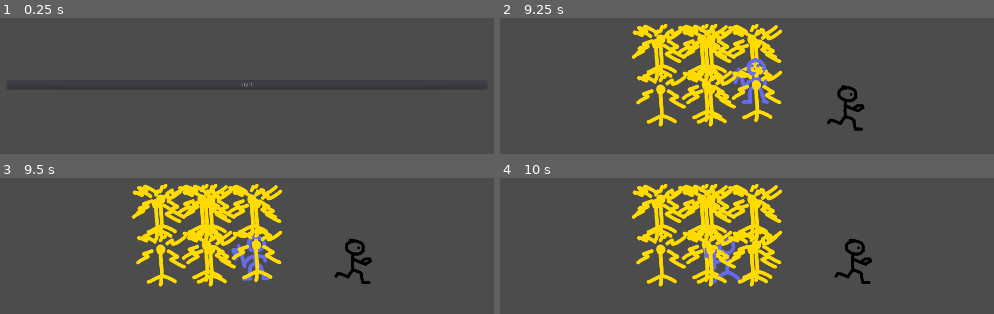
Above: before the commit, frames 1-4 (two rows, left to right).
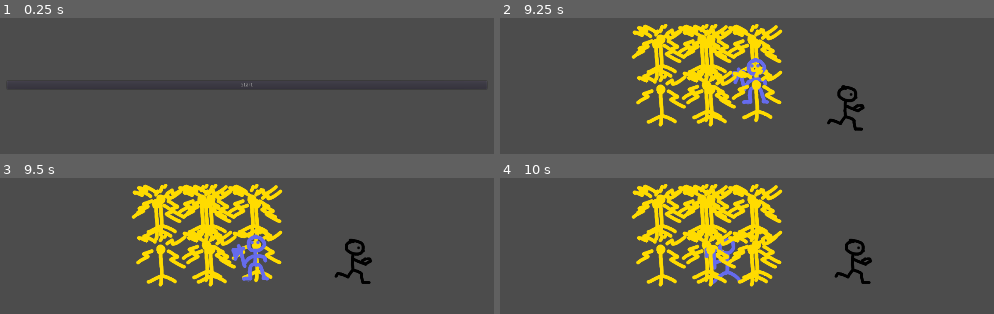
Above: after the commit, the same moments.

Repository: MartiniMoe/zombieswarm
Game: Godot game, scene res://menu/Menu.tscn
Same seed, same stepped clock (60 frames per second), same inputs: the game is played once before the commit and once after it.
Inputs:
- Up to frame 1 (0.25 s): no input
- Up to frame 2 (9.25 s): click "Start" at 0.5 s; tap Enter at 1.25 s; hold Right (walk_right) 1.28-2.03 s; tap Space (place_repeller) every 0.75 s from 1.35 to 8.85 s; hold Down (walk_down) 2.03-2.78 s; hold Right (walk_right) 2.78-3.53 s; hold Up (walk_up) 3.53-4.28 s; hold Left (walk_left) 4.28-5.78 s; hold Down (walk_down) 5.78-6.53 s; hold Right (walk_right) 6.53-7.28 s; hold Up (walk_up) 7.28-8.03 s; hold Right (walk_right) 8.03-8.78 s; hold Down (walk_down) from 8.78 s (still down)
- Up to frame 3 (9.5 s): keep holding Down (walk_down)
- Up to frame 4 (10 s): release Down (walk_down) at 9.53 s; hold Left (walk_left) from 9.53 s (still down); tap Space (place_repeller) at 9.6 s

Frames 1-2 are identical in both runs. In frame 3, 0.4% of the frame differs, in the area x 47-55%, y 41-75%; in frame 4, nothing differs.

Commit message:
remove individual z sorting and do it via ysort node at root of level

Diff:
--- a/godot_project/level01/Level01.tscn
+++ b/godot_project/level01/Level01.tscn
@@ -13,17 +13,22 @@
 custom_solver_bias = 0.0
 extents = Vector2( 20, 540 )
 
-[node name="Level01" type="Node2D"]
+[node name="Level01" type="Node2D" index="0"]
 
-[node name="Player" parent="." index="0" instance=ExtResource( 1 )]
+[node name="YSort" type="YSort" parent="." index="0"]
+
+sort_enabled = true
+_sections_unfolded = [ "Sort" ]
+
+[node name="Player" parent="YSort" index="0" instance=ExtResource( 1 )]
 
 position = Vector2( 742.01, 457.48 )
 
-[node name="Pedestrian" parent="." index="1" instance=ExtResource( 2 )]
+[node name="Pedestrian" parent="YSort" index="1" instance=ExtResource( 2 )]
 
 position = Vector2( 1185.54, 569.06 )
 
-[node name="LevelBoundaries" type="StaticBody2D" parent="." index="2"]
+[node name="LevelBoundaries" type="StaticBody2D" parent="YSort" index="2"]
 
 input_pickable = false
 collision_layer = 1
@@ -33,25 +38,25 @@
 friction = 1.0
 bounce = 0.0
 
-[node name="CollisionShape2D" type="CollisionShape2D" parent="LevelBoundaries" index="0"]
+[node name="CollisionShape2D" type="CollisionShape2D" parent="YSort/LevelBoundaries" index="0"]
 
 position = Vector2( 960, 0 )
 shape = SubResource( 1 )
 _sections_unfolded = [ "Transform" ]
 
-[node name="CollisionShape2D2" type="CollisionShape2D" parent="LevelBoundaries" index="1"]
+[node name="CollisionShape2D2" type="CollisionShape2D" parent="YSort/LevelBoundaries" index="1"]
 
 position = Vector2( 960, 1080 )
 shape = SubResource( 1 )
 _sections_unfolded = [ "Transform" ]
 
-[node name="CollisionShape2D3" type="CollisionShape2D" parent="LevelBoundaries" index="2"]
+[node name="CollisionShape2D3" type="CollisionShape2D" parent="YSort/LevelBoundaries" index="2"]
 
 position = Vector2( 0, 540 )
 shape = SubResource( 2 )
 _sections_unfolded = [ "Transform" ]
 
-[node name="CollisionShape2D4" type="CollisionShape2D" parent="LevelBoundaries" index="3"]
+[node name="CollisionShape2D4" type="CollisionShape2D" parent="YSort/LevelBoundaries" index="3"]
 
 position = Vector2( 1920, 540 )
 shape = SubResource( 2 )
--- a/godot_project/pedestrian/Pedestrian.gd
+++ b/godot_project/pedestrian/Pedestrian.gd
@@ -16,8 +16,6 @@
 	set_physics_process(true)
 
 func _physics_process(delta):
-	set_z_index(get_global_position().y)
-
 	if not moving:
 		if randi()%200 == 0:
 			moving = true
--- a/godot_project/player/Player.gd
+++ b/godot_project/player/Player.gd
@@ -11,14 +11,11 @@
 	set_process_input(true)
 
 func _physics_process(delta):
-	set_z_index(get_global_position().y)
-
 	var motion = Vector2()
 
 	if Input.is_action_just_pressed("place_repeller"):
 		var rep = repeller.instance()
 		rep.set_global_position(get_global_position())
-		rep.set_z_index(get_global_position().y)
 		get_parent().add_child(rep)
 
 	if Input.is_action_pressed("walk_up"):
--- a/godot_project/player/Player.tscn
+++ b/godot_project/player/Player.tscn
@@ -9,7 +9,7 @@
 radius = 20.0
 height = 60.0
 
-[node name="Player" type="KinematicBody2D" index="0"]
+[node name="Player" type="KinematicBody2D"]
 
 input_pickable = false
 collision_layer = 1
